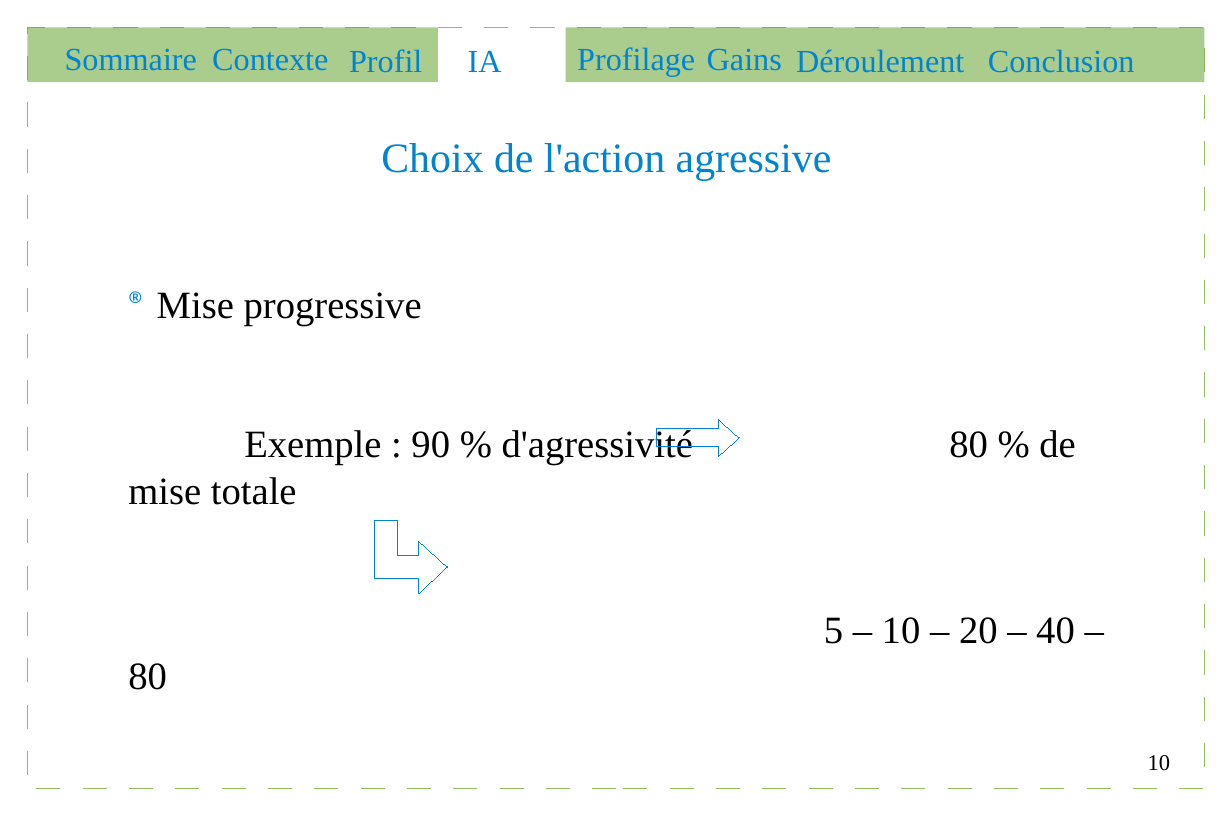
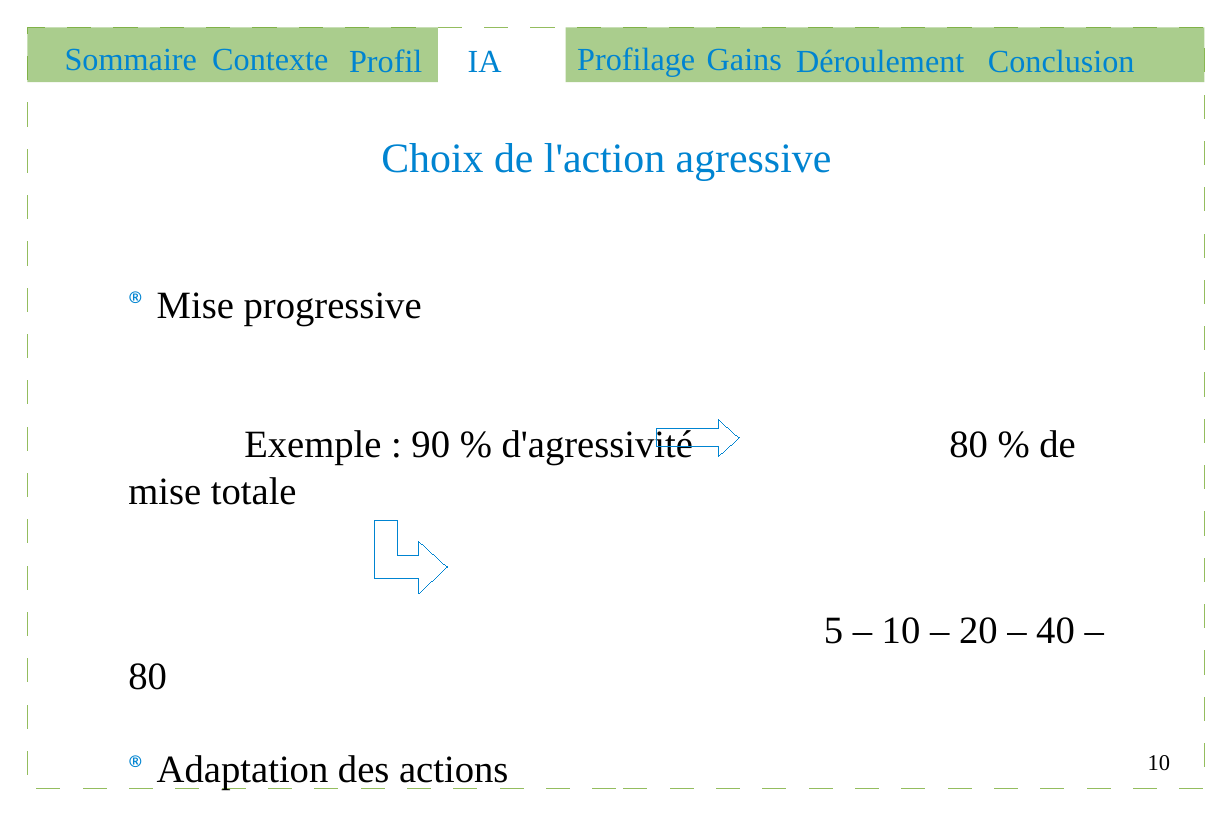
Before and after one commit to Gouga34/TERM1_Poker, a slide deck: slide 10 of Soutenance/presentation.odp. Drawn at 1232x821 pixels with LibreOffice and Linux fonts; fonts in the diff are those of the drawing. Boxes give left, top, right and bottom in pixels: in the first picture for what was removed or moved away, otherwise in the second. Text is boxed around its words. In the diff, an @@ line names an element or a change of style, - is before the commit and + after.

```diff
--- a/Soutenance/presentation.odp
+++ b/Soutenance/presentation.odp
@@ text at (157, 755, 508, 790): paragraph added @@
+® Adaptation des actions
```
Also in this commit, not shown: 4 other slides changed.
